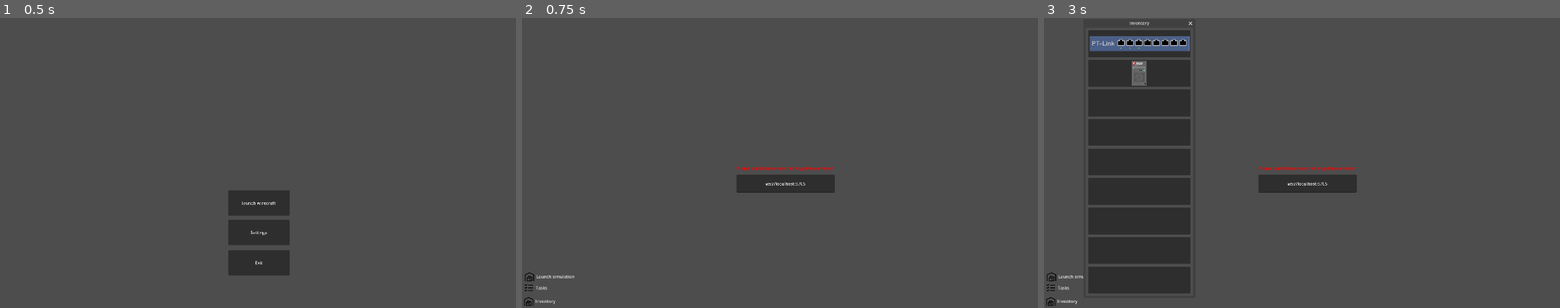
Above: before the commit, frames 1-3 (left to right).
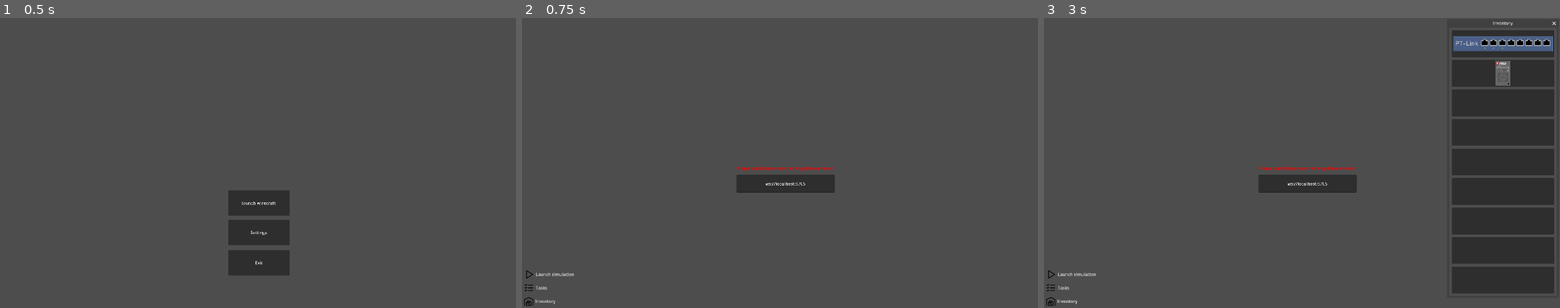
Above: after the commit, the same moments.

Repository: wirecraft-team/wirecraft
Game: Godot game, scene res://scenes/Menu.tscn
The game is run twice, just before and just after one commit, with the same random seed, the same clock (stepped at 60 frames per second) and the same inputs.
Inputs:
- Up to frame 1 (0.5 s): no input
- Up to frame 2 (0.75 s): click "launch wirecraft" at 0.5 s
- Up to frame 3 (3 s): click "Launch simulation" at 1.25 s; click "Launch simulation" at 2 s; click "Inventory" at 2.75 s

Frame 1 is identical in both runs. In frame 2, 0.1% of the frame differs, in the area x 0-11%, y 86-91%; in frame 3, 33%, in the area x 0-100%, y 1-95%.

Commit message:
fix: simulation button icon + inventory

Diff:
--- a/godot/scenes/Game.tscn
+++ b/godot/scenes/Game.tscn
@@ -11,6 +11,7 @@
 [ext_resource type="Script" uid="uid://cuehp1g4udr4k" path="res://scripts/ws.gd" id="9_dv77h"]
 [ext_resource type="Texture2D" uid="uid://chpeohmddnj75" path="res://assets/tasks-button.png" id="10_mcffj"]
 [ext_resource type="Script" uid="uid://b7fae7nsii6r8" path="res://scripts/tasks.gd" id="10_qy1jj"]
+[ext_resource type="Texture2D" uid="uid://dsquqaunxeyay" path="res://assets/simulation-button.png" id="12_2rd6h"]
 [ext_resource type="Script" uid="uid://varcaru4oep0" path="res://scripts/line_edit.gd" id="12_mcffj"]
 
 [node name="Control" type="Control"]
@@ -50,7 +51,7 @@
 
 [node name="InventoryWindow" type="Window" parent="CanvasLayer"]
 title = "Inventory"
-position = Vector2i(155, 36)
+position = Vector2i(1508, 36)
 size = Vector2i(400, 1000)
 unresizable = true
 always_on_top = true
@@ -234,14 +235,14 @@
 anchors_preset = 2
 anchor_top = 1.0
 anchor_bottom = 1.0
-offset_left = 3.0
-offset_top = -142.0
-offset_right = 211.0
-offset_bottom = -92.0
+offset_left = 1.0
+offset_top = -150.0
+offset_right = 209.0
+offset_bottom = -100.0
 grow_vertical = 0
 focus_mode = 0
 text = "Launch simulation"
-icon = ExtResource("6_3xj3m")
+icon = ExtResource("12_2rd6h")
 flat = true
 alignment = 0
 expand_icon = true
Binary file added: godot/assets/simulation-button.png
Not shown, added: godot/assets/simulation-button.png.import
Not shown: 1 places in godot/scenes/Game.tscn that only renumber resources
